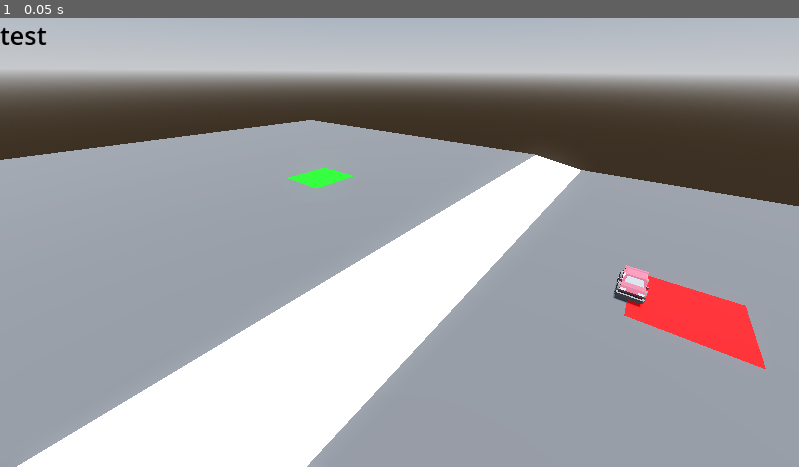
Above: before the commit, frame 1.
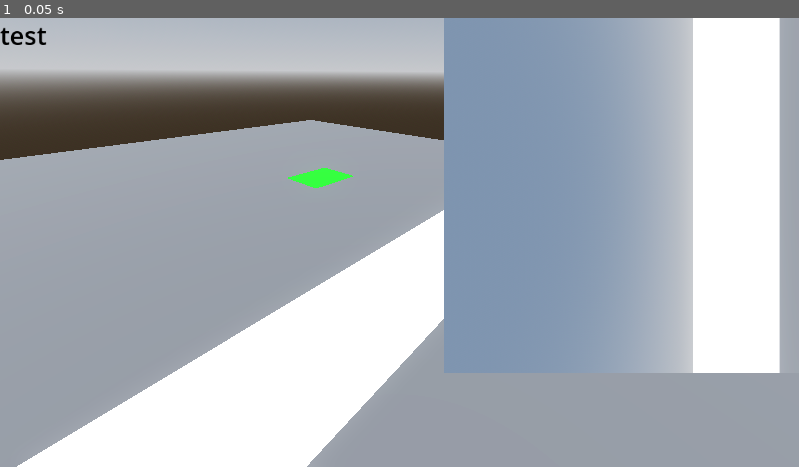
Above: after the commit, the same moment.

Repository: Giuseppe-code/RoboticSystemShuttle
Game: Godot game, scene res://cars/TestWorld.tscn
Two runs of this game, one before a commit and one after it. Both use one fixed random seed, a clock stepped at 60 frames per second and the inputs below.
Inputs:
- Up to frame 1 (0.05 s): no input

The runs differ from the first frame. In frame 1, 26% of the frame differs, in the area x 55-100%, y 0-80%.

Commit message:
feat: add Arm and Camera

Diff:
--- /dev/null
+++ b/ackermann/Components/camera_sender.gd
@@ -0,0 +1,22 @@
+extends Node
+
+@onready var server : TCPServer
+@onready var connection_list  = []
+
+func _ready() -> void:
+	server = TCPServer.new()
+	server.listen(4445)
+
+func _process(delta: float) -> void:
+	if server.is_connection_available():
+		var connection = server.take_connection()
+		connection.poll()
+		if connection.get_status() == StreamPeerTCP.STATUS_CONNECTED:
+			var packet_streamer = PacketPeerStream.new()
+			packet_streamer.set_output_buffer_max_size(1024000)
+			packet_streamer.set_stream_peer(connection)
+			connection_list.push_back(packet_streamer)
+
+func send_data(packet : PackedByteArray):
+	for c : PacketPeerStream in connection_list:
+		c.put_packet(packet)
--- /dev/null
+++ b/ackermann/arm4/RobotArm.tscn
@@ -0,0 +1,41 @@
+[gd_scene format=3 uid="uid://c3eubmtclpiug"]
+
+[ext_resource type="Script" uid="uid://bg7o4o6jyylu5" path="res://arm4/robot_arm.gd" id="1_robot_arm"]
+[ext_resource type="PackedScene" uid="uid://bivvrxxr1v41p" path="res://assets/arm4/Joint_base.glb" id="2_joint_base"]
+[ext_resource type="PackedScene" uid="uid://bc67fmutj0eai" path="res://assets/arm4/Joint_1.glb" id="3_joint_1"]
+[ext_resource type="PackedScene" uid="uid://c5sign18rb6rf" path="res://assets/arm4/arm_1.glb" id="4_arm_1"]
+[ext_resource type="PackedScene" uid="uid://purdpn0iah75" path="res://assets/arm4/Joint_2.glb" id="5_joint_2"]
+[ext_resource type="PackedScene" uid="uid://oh1oxa7f5mko" path="res://assets/arm4/joint_3.glb" id="6_joint_3"]
+[ext_resource type="PackedScene" uid="uid://cisya7gr07jet" path="res://assets/arm4/arm_2.glb" id="7_arm_2"]
+[ext_resource type="PackedScene" uid="uid://d1jys1crnmsiq" path="res://assets/arm4/joint_4.glb" id="8_joint_4"]
+[ext_resource type="PackedScene" uid="uid://3jn2byplg8gq" path="res://assets/arm4/joint_5.glb" id="9_joint_5"]
+
+[node name="RobotArm" type="Node3D" unique_id=893962122]
+script = ExtResource("1_robot_arm")
+
+[node name="Joint_base" parent="." unique_id=1559928450 instance=ExtResource("2_joint_base")]
+transform = Transform3D(3.2816243, 0, 0, 0, -1.6504012e-07, -2.7000391, 0, 3.775676, -1.1802248e-07, 0, 0.20059, 0.201647)
+
+[node name="Joint_1" parent="Joint_base" unique_id=1066714443 instance=ExtResource("3_joint_1")]
+transform = Transform3D(-4.37114e-08, 1.31134e-07, 1, 4.37114e-08, -1, 1.31134e-07, 1, 4.37114e-08, 4.37114e-08, -0.000864685, 0.170372, -0.00227436)
+
+[node name="arm_1" parent="Joint_base/Joint_1" unique_id=95264305 instance=ExtResource("4_arm_1")]
+transform = Transform3D(1, 0, 0, 0, 1.31134e-07, -1, 0, 1, 1.31134e-07, 0.000864685, -0.000514328, 0.0797605)
+
+[node name="Joint_2" parent="Joint_base/Joint_1/arm_1" unique_id=1574381628 instance=ExtResource("5_joint_2")]
+transform = Transform3D(1, 0, 0, 0, 1, 0, 0, 0, 1, -0.010553, 0.460902, -0.06549)
+
+[node name="joint_3" parent="Joint_base/Joint_1/arm_1/Joint_2" unique_id=1996694488 instance=ExtResource("6_joint_3")]
+transform = Transform3D(1.91069e-15, 4.37114e-08, -1, 1, -4.37114e-08, 0, -4.37114e-08, -1, -4.37114e-08, -0.00156641, 0.065, -0.045)
+
+[node name="arm_2" parent="Joint_base/Joint_1/arm_1/Joint_2/joint_3" unique_id=1574285717 instance=ExtResource("7_arm_2")]
+transform = Transform3D(0.999999, 0, -1.23002e-14, 2.4869e-14, 1, 2.4869e-14, 9.01611e-15, 0, 0.999999, 0.31077, -0.00918269, -0.00119855)
+
+[node name="joint_4" parent="Joint_base/Joint_1/arm_1/Joint_2/joint_3/arm_2" unique_id=1936890825 instance=ExtResource("8_joint_4")]
+transform = Transform3D(4.37114e-08, 0.999999, -4.61853e-14, 1.31134e-07, -2.4869e-14, -1, -0.999999, 4.37114e-08, -1.31134e-07, 0.194531, 0.0231488, -0.00485297)
+
+[node name="joint_5" parent="Joint_base/Joint_1/arm_1/Joint_2/joint_3/arm_2/joint_4" unique_id=1820473295 instance=ExtResource("9_joint_5")]
+transform = Transform3D(-0.9999992, 8.7422684e-08, -4.3711353e-08, -4.3711353e-08, 1.9106833e-15, 0.9999992, 8.7422706e-08, 0.9999989, 1.910684e-15, -0.0017311871, 0.070207596, 0.047843784)
+
+[node name="Camera3D" type="Camera3D" parent="Joint_base/Joint_1/arm_1/Joint_2/joint_3/arm_2/joint_4/joint_5" unique_id=1783403906]
+transform = Transform3D(-0.965929, 0, -0.25882, 0, 1, 0, 0.25882, 0, -0.965929, 0.0454065, 0.085573, 0.0880225)
--- /dev/null
+++ b/ackermann/arm4/RobotArmCameraRig.tscn
@@ -0,0 +1,28 @@
+[gd_scene format=3 uid="uid://cp3kx0qisfnp6"]
+
+[ext_resource type="PackedScene" uid="uid://c3eubmtclpiug" path="res://arm4/RobotArm.tscn" id="1_robot_arm"]
+
+[sub_resource type="ViewportTexture" id="ViewportTexture_robot_arm"]
+viewport_path = NodePath("SubViewport")
+
+[node name="RobotArmCameraRig" type="Node3D" unique_id=13675969]
+transform = Transform3D(1, 0, 0, 0, 1, 0, 0, 0, 1, 1, 0, 0)
+
+[node name="SubViewport" type="SubViewport" parent="." unique_id=1479960009]
+
+[node name="RobotArm" parent="SubViewport" unique_id=1517980398 instance=ExtResource("1_robot_arm")]
+camera_view_path = NodePath("../../CameraView")
+
+[node name="CameraView" type="TextureRect" parent="." unique_id=503851374]
+anchors_preset = 1
+anchor_left = 1.0
+anchor_right = 1.0
+offset_left = -276.0
+offset_top = 9.0
+offset_right = -8.0
+offset_bottom = 261.0
+grow_horizontal = 0
+texture = SubResource("ViewportTexture_robot_arm")
+expand_mode = 2
+stretch_mode = 5
+metadata/_edit_use_anchors_ = true
--- /dev/null
+++ b/ackermann/arm4/robot_arm.gd
@@ -0,0 +1,119 @@
+extends Node3D
+
+const DDS_TYPE_INT = 1
+const DDS_TYPE_FLOAT = 2
+
+@export var dds_path: NodePath = ^"/root/DDS"
+@export var camera_sender_path: NodePath = ^"/root/CameraSender"
+@export var theta_0_box_path: NodePath
+@export var theta_1_box_path: NodePath
+@export var theta_2_box_path: NodePath
+@export var theta_3_box_path: NodePath
+@export var current_pose_path: NodePath
+@export var camera_view_path: NodePath
+@export var publish_tick := true
+@export var publish_camera_on_request := true
+
+@onready var joint_base: Node3D = $Joint_base
+@onready var joint_1: Node3D = $Joint_base/Joint_1
+@onready var joint_3: Node3D = $Joint_base/Joint_1/arm_1/Joint_2/joint_3
+@onready var joint_5: Node3D = $Joint_base/Joint_1/arm_1/Joint_2/joint_3/arm_2/joint_4/joint_5
+
+var dds: Node
+var camera_sender: Node
+var theta_0_box: TextEdit
+var theta_1_box: TextEdit
+var theta_2_box: TextEdit
+var theta_3_box: TextEdit
+var current_pose: Label
+var camera_view: TextureRect
+
+
+func _ready() -> void:
+	dds = get_node_or_null(dds_path)
+	camera_sender = get_node_or_null(camera_sender_path)
+	theta_0_box = _get_optional_node(theta_0_box_path) as TextEdit
+	theta_1_box = _get_optional_node(theta_1_box_path) as TextEdit
+	theta_2_box = _get_optional_node(theta_2_box_path) as TextEdit
+	theta_3_box = _get_optional_node(theta_3_box_path) as TextEdit
+	current_pose = _get_optional_node(current_pose_path) as Label
+	camera_view = _get_optional_node(camera_view_path) as TextureRect
+
+	if dds == null:
+		push_warning("RobotArm: DDS autoload not found. Add dds.gd as /root/DDS to receive robot commands.")
+		return
+
+	for var_name in ["theta0", "theta1", "theta2", "theta3", "x", "y", "z", "a", "read_image"]:
+		dds.call("subscribe", var_name)
+
+
+func _process(delta: float) -> void:
+	if dds == null:
+		return
+
+	if publish_tick:
+		dds.call("publish", "tick", DDS_TYPE_FLOAT, delta)
+
+	if publish_camera_on_request:
+		_send_requested_camera_frame()
+
+	var t0 = dds.call("read", "theta0")
+	var t1 = dds.call("read", "theta1")
+	var t2 = dds.call("read", "theta2")
+	var t3 = dds.call("read", "theta3")
+	var x = dds.call("read", "x")
+	var y = dds.call("read", "y")
+	var z = dds.call("read", "z")
+	var a = dds.call("read", "a")
+
+	if t0 != null:
+		joint_base.rotation.y = float(t0)
+		_set_text(theta_0_box, "%.2f" % rad_to_deg(float(t0)))
+	if t1 != null:
+		joint_1.rotation.y = PI / 2.0 + float(t1)
+		_set_text(theta_1_box, "%.2f" % rad_to_deg(float(t1)))
+	if t2 != null:
+		joint_3.rotation.x = float(t2)
+		_set_text(theta_2_box, "%.2f" % rad_to_deg(float(t2)))
+	if t3 != null:
+		if float(t3) >= 0.0:
+			joint_5.rotation.z = PI / 2.0
+			joint_5.rotation.y = PI / 2.0
+		else:
+			joint_5.rotation.z = -PI / 2.0
+			joint_5.rotation.y = -PI / 2.0
+		joint_5.rotation.x = -PI / 2.0 + float(t3)
+		_set_text(theta_3_box, "%.2f" % rad_to_deg(float(t3)))
+
+	if current_pose != null and x != null and y != null and z != null and a != null:
+		current_pose.text = "X=%.3f   Y=%.3f   Z=%.3f   A=%.2f" % [x, y, z, rad_to_deg(float(a))]
+
+
+func _send_requested_camera_frame() -> void:
+	var read_image = dds.call("read", "read_image")
+	if read_image == null or int(read_image) != 1:
+		return
+
+	var subscribed_vars = dds.get("subscribed_vars")
+	if subscribed_vars is Dictionary:
+		subscribed_vars["read_image"] = 0
+
+	if camera_sender == null or camera_view == null or camera_view.texture == null:
+		return
+
+	var image = camera_view.texture.get_image()
+	if image == null:
+		return
+
+	camera_sender.call("send_data", image.get_data())
+
+
+func _get_optional_node(path: NodePath) -> Node:
+	if String(path) == "":
+		return null
+	return get_node_or_null(path)
+
+
+func _set_text(control: TextEdit, value: String) -> void:
+	if control != null:
+		control.text = value
--- a/ackermann/cars/TestWorld.tscn
+++ b/ackermann/cars/TestWorld.tscn
@@ -1,6 +1,8 @@
 [gd_scene format=3 uid="uid://did66sy0183fg"]
 
 [ext_resource type="PackedScene" uid="uid://ux7g776v3tqy" path="res://cars/DemoCar.tscn" id="1"]
+[ext_resource type="PackedScene" uid="uid://c3eubmtclpiug" path="res://arm4/RobotArm.tscn" id="2_uwhkb"]
+[ext_resource type="Script" uid="uid://baejrr2jvtxqw" path="res://cars/arm_preview_camera.gd" id="3_5qabv"]
 
 [sub_resource type="ProceduralSkyMaterial" id="ProceduralSkyMaterial_s5t8w"]
 
@@ -62,6 +64,9 @@
 [sub_resource type="BoxShape3D" id="BoxShape3D_s5t8w"]
 size = Vector3(5, 0, 5)
 
+[sub_resource type="ViewportTexture" id="ViewportTexture_5qabv"]
+viewport_path = NodePath("ArmCameraViewport")
+
 [node name="TestWorld" type="Node3D" unique_id=239139324]
 
 [node name="WorldEnvironment" type="WorldEnvironment" parent="." unique_id=1838348623]
@@ -85,6 +90,11 @@
 shadow_enabled = true
 
 [node name="DemoCar" parent="." unique_id=1011192078 instance=ExtResource("1")]
+
+[node name="ArmMount" type="Node3D" parent="DemoCar" unique_id=1440943801]
+transform = Transform3D(1, 0, 0, 0, 1, 0, 0, 0, 1, 0, 0.5, -0.2)
+
+[node name="RobotArm" parent="DemoCar/ArmMount" unique_id=893962122 instance=ExtResource("2_uwhkb")]
 
 [node name="Pose" type="Label" parent="." unique_id=178613827]
 offset_right = 820.0
@@ -136,3 +146,21 @@
 
 [node name="CollisionShape3D" type="CollisionShape3D" parent="zoneB" unique_id=1865178086]
 shape = SubResource("BoxShape3D_s5t8w")
+
+[node name="ArmCameraViewport" type="SubViewport" parent="." unique_id=760377737]
+
+[node name="ArmPreviewCamera" type="Camera3D" parent="ArmCameraViewport" unique_id=365728655]
+current = true
+script = ExtResource("3_5qabv")
+source_camera_path = NodePath("../../DemoCar/ArmMount/RobotArm/Joint_base/Joint_1/arm_1/Joint_2/joint_3/arm_2/joint_4/joint_5/Camera3D")
+
+[node name="ArmCameraView" type="TextureRect" parent="." unique_id=317320100]
+anchors_preset = 1
+anchor_left = 1.0
+anchor_right = 1.0
+offset_left = -512.0
+offset_bottom = 512.0
+grow_horizontal = 0
+texture = SubResource("ViewportTexture_5qabv")
+
+[editable path="DemoCar/ArmMount/RobotArm"]
--- /dev/null
+++ b/ackermann/cars/arm_preview_camera.gd
@@ -0,0 +1,16 @@
+extends Camera3D
+
+@export var source_camera_path: NodePath
+var source_camera: Camera3D
+
+func _ready() -> void:
+	source_camera = get_node_or_null(source_camera_path) as Camera3D
+
+func _process(_delta: float) -> void:
+	if source_camera == null:
+		return
+
+	global_transform = source_camera.global_transform
+	fov = source_camera.fov
+	near = source_camera.near
+	far = source_camera.far
--- a/ackermann/cars/mesh_instance_3d.gd
+++ /dev/null
@@ -1,16 +0,0 @@
-extends MeshInstance3D
-
-func _ready() -> void:
-	var static_body = StaticBody3D.new()
-	add_child(static_body)
-
-	var collision = CollisionShape3D.new()
-	var shape = BoxShape3D.new()
-	shape.size = mesh.get_aabb().size
-
-	collision.shape = shape
-	collision.position = mesh.get_aabb().get_center()
-	collision.rotation = rotation  # Copia TUTTA la rotazione dalla mesh!
-
-	static_body.add_child(collision)
-	print("Rotazione copiata!")
Not shown, added: ackermann/Components/camera_sender.gd.uid
Not shown, added: ackermann/arm4/robot_arm.gd.uid
Binary file added: ackermann/assets/arm4/Joint_1.glb
Binary file added: ackermann/assets/arm4/Joint_2.glb
Binary file added: ackermann/assets/arm4/Joint_base.glb
Binary file added: ackermann/assets/arm4/arm_1.glb
Binary file added: ackermann/assets/arm4/arm_2.glb
Binary file added: ackermann/assets/arm4/joint_3.glb
Binary file added: ackermann/assets/arm4/joint_4.glb
Binary file added: ackermann/assets/arm4/joint_5.glb
Not shown, added: ackermann/cars/arm_preview_camera.gd.uid
Not shown, removed: ackermann/cars/mesh_instance_3d.gd.uid
(and 2 more such lines)
